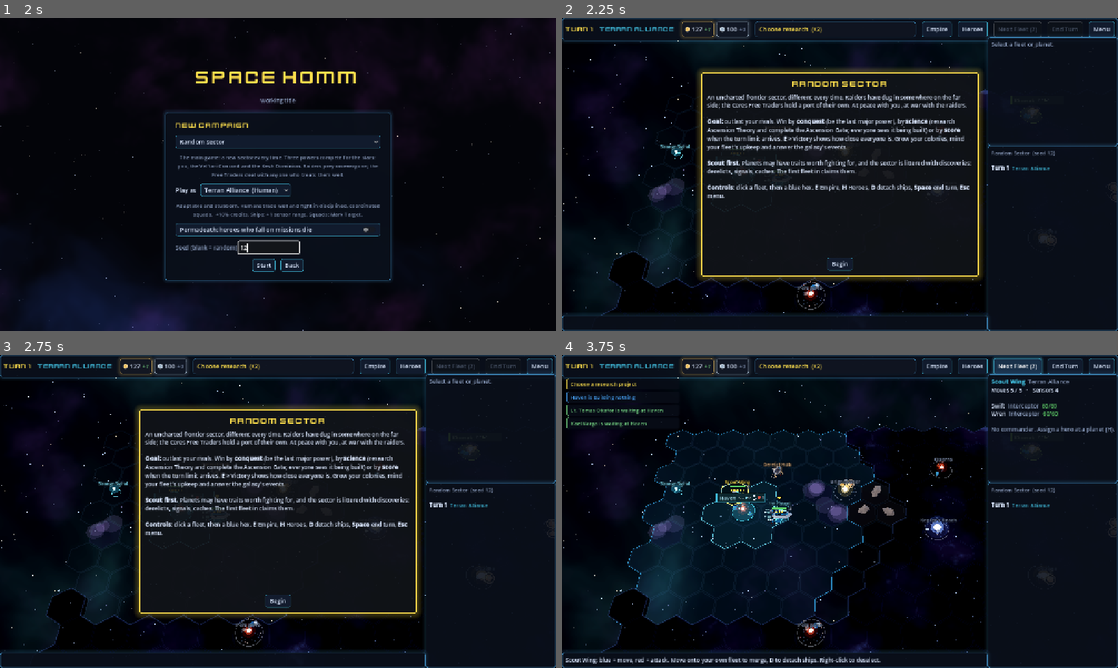
Above: before the commit, frames 1-4 (two rows, left to right).
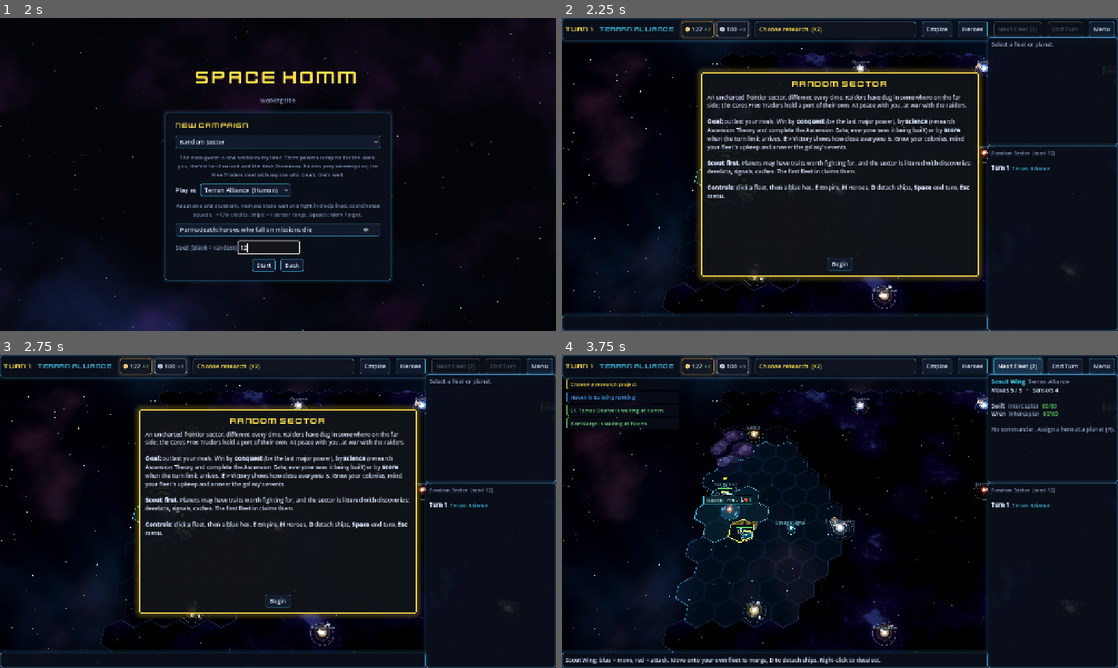
Above: after the commit, the same moments.

Repository: jamesedchristie/space-homm
Game: Godot game, scene res://src/presentation/main.tscn
Same seed, same stepped clock (60 frames per second), same inputs: the game is played once before the commit and once after it.
Inputs (mouse positions are in pixels of both pictures, inside the frame that each line leads up to):
- Up to frame 1 (2 s): click "New campaign" at 0.5 s; click (266, 246) at 1.27 s; type "12" at 1.35 s
- Up to frame 2 (2.25 s): click "Start" at 2 s
- Up to frame 3 (2.75 s): no input
- Up to frame 4 (3.75 s): click "Begin" at 2.75 s; click "Next Fleet (2)" at 3.5 s

Frame 1 is identical in both runs. In frame 2, 3.5% of the frame differs, in the area x 0-92%, y 7-99%; in frame 3, 3.5%; in frame 4, 12%, in the area x 0-92%, y 7-96%.

Commit message:
Bigger sector: 34x22, 22 neutral systems spaced 4 apart, more terrain
- Random Sector grows from 22x14 to 34x22 with 22 neutral systems at least
  4 hexes from any other system (new generate "spacing"), 16 discoveries
  and a 200-turn limit.
- Terrain: bigger nebula and asteroid clusters, a new Ion Storm (3 moves),
  and rifts that grow as long, mostly straight walls, making chokepoints.
  A wall that would cut a system off is dropped (only that wall).
- The determinism test runs the first 1500 AI commands instead of a whole
  game (whole games are covered by the sims and the campaign smoke test).

Co-Authored-By: Claude Opus 5.5 <noreply@anthropic.com>
Claude-Session: https://claude.ai/code/session_011S8DfbG2VPjJYDMcXDFx8r

Diff:
--- a/data/strategic/campaigns/random_sector.json
+++ b/data/strategic/campaigns/random_sector.json
@@ -2,7 +2,7 @@
   "id": "random_sector",
   "name": "Random Sector",
   "description": "The main game: a new sector every time. Three powers compete for the stars: you, the Vel'tari Concord and the Kesh Dominion. Raiders prey on everyone; the Free Traders deal with anyone who treats them well.",
-  "max_turns": 150,
+  "max_turns": 200,
   "events": true,
   "victory": {
     "peace": false
@@ -10,7 +10,7 @@
   "random": {
     "planet_traits": 0.7,
     "discoveries": {
-      "count": 9,
+      "count": 16,
       "min_distance": 2
     }
   },
@@ -166,21 +166,26 @@
     }
   ],
   "generate": {
-    "width": 22,
-    "height": 14,
-    "neutral_planets": 10,
+    "width": 34,
+    "height": 22,
+    "neutral_planets": 22,
+    "spacing": 4,
     "terrain": {
       "nebula": [
+        7,
+        7
+      ],
+      "asteroid_belt": [
+        6,
+        5
+      ],
+      "ion_storm": [
         3,
         4
       ],
-      "asteroid_belt": [
-        3,
-        4
-      ],
       "rift": [
-        2,
-        3
+        6,
+        7
       ]
     },
     "homes": {
@@ -501,7 +506,21 @@
       "Ostrava",
       "Pell",
       "Quorra",
-      "Riven"
+      "Riven",
+      "Astraea",
+      "Belisar",
+      "Cygnar",
+      "Draven's Hold",
+      "Eos",
+      "Fallow",
+      "Garnet",
+      "Hesper",
+      "Ilium",
+      "Jarrow",
+      "Kestrine",
+      "Lyra's Rest",
+      "Meridian",
+      "Nysa"
     ],
     "backdrops": [
       {
--- a/data/strategic/terrain.json
+++ b/data/strategic/terrain.json
@@ -14,6 +14,13 @@
     "decoration": "rocks",
     "battle_map": "asteroid_field"
   },
+  "ion_storm": {
+    "name": "Ion Storm",
+    "description": "A churning electrical storm. Costs 3 movement. Battles here are fought in the storm.",
+    "move_cost": 3,
+    "color": "#1d3a5c",
+    "battle_map": "nebula_cloud"
+  },
   "rift": {
     "name": "Gravitational Rift",
     "description": "Impassable.",
--- a/src/strategic/galaxy_generator.gd
+++ b/src/strategic/galaxy_generator.gd
@@ -10,8 +10,10 @@
 ##
 ## "generate": {
 ##   "width", "height",
-##   "neutral_planets": n,
+##   "neutral_planets": n, "spacing": minimum hexes between star systems (default 3),
 ##   "terrain": {"nebula": [blobs, size], "asteroid_belt": [...], "rift": [...]},
+##              rifts grow as long, mostly straight walls (chokepoints); a wall
+##              that would cut anything off from the first home is dropped.
 ##   "homes": {faction id: planet def without "at" (id/name/type/buildings/...)},
 ##   "fleets": [fleet defs without "at": placed next to the owner's home],
 ##   "heroes": [hero defs; "planet": "home" means the owner's home world],
@@ -63,8 +65,9 @@
 	# Neutral planets: spread out, not too close to anything.
 	var names: Array = gen.get("planet_names", []).duplicate()
 	_shuffle(names, rng)
+	var spacing := int(gen.get("spacing", 3))
 	for i in int(gen.get("neutral_planets", 6)):
-		var at := _farthest(grid, w, h, occupied.keys(), occupied, rng, 4, 3)
+		var at := _farthest(grid, w, h, occupied.keys(), occupied, rng, 6, spacing)
 		if at == Vector2i(-1, -1):
 			break
 		occupied[at] = true
@@ -110,22 +113,39 @@
 	var spec: Dictionary = gen.get("terrain", {})
 	var kinds := spec.keys()
 	kinds.sort()
+	out["map"] = {"grid": "hex", "width": w, "height": h, "terrain": terrain}
 	for kind: String in kinds:
 		var blobs := int(spec[kind][0])
 		var size := int(spec[kind][1])
-		var cells: Array = []
+		var impassable: bool = not data.galaxy_terrain.get(kind, {}).get("passable", true)
+		terrain[kind] = []
 		for b in blobs:
+			var blob: Array = []
 			var at := Vector2i(rng.randi_range(0, w - 1), rng.randi_range(0, h - 1))
+			var heading := rng.randi() % 6
 			for s in size:
-				if not occupied.has(at) and not _near_any(grid, at, home_at.values(), 2):
+				if not occupied.has(at) and not _near_any(grid, at, home_at.values(), 2) and grid.has_cell(grid.cell_from_layout(at)):
 					occupied[at] = true
-					cells.append([at.x, at.y])
+					blob.append([at.x, at.y])
 				var options := grid.neighbors(grid.cell_from_layout(at))
-				at = grid.layout_from_cell(options[rng.randi() % options.size()]) if not options.is_empty() else at
-		terrain[kind] = cells
-	out["map"] = {"grid": "hex", "width": w, "height": h, "terrain": terrain}
-	if not _all_reachable(data, out, home_at[faction_order[0]]):
-		terrain.erase("rift")
+				if options.is_empty():
+					break
+				# Walls keep their heading (with a little wander); clouds drift anywhere.
+				if impassable and rng.randf() < 0.75:
+					at = grid.layout_from_cell(options[heading % options.size()])
+				else:
+					if impassable:
+						heading = (heading + (1 if rng.randf() < 0.5 else options.size() - 1)) % options.size()
+					at = grid.layout_from_cell(options[rng.randi() % options.size()])
+			terrain[kind].append_array(blob)
+			if impassable and not _all_reachable(data, out, home_at[faction_order[0]]):
+				# This wall cuts something off: drop it.
+				for c: Array in blob:
+					terrain[kind].erase(c)
+					occupied.erase(Vector2i(int(c[0]), int(c[1])))
+	for kind: String in terrain.keys():
+		if terrain[kind].is_empty():
+			terrain.erase(kind)
 
 	var backdrops: Array = gen.get("backdrops", [])
 	if not backdrops.is_empty():
--- a/tests/strategic/test_galaxy_engine.gd
+++ b/tests/strategic/test_galaxy_engine.gd
@@ -164,13 +164,14 @@
 	assert_eq(e.battle_map_for(_cell(e, 3, 3)), "open_space")
 
 
-func test_ai_campaign_finishes_deterministically() -> void:
+func test_ai_campaign_is_deterministic() -> void:
+	# The first ~1500 AI commands of a Random Sector game (a full game on the
+	# big map takes minutes; tools/simulate_campaign.gd and the campaign smoke
+	# test play whole games). Same seed, same game.
 	var data := DataRegistry.get_default()
-	var a := CampaignAutoRunner.run(GalaxyEngine.from_campaign(data, "random_sector", 2024))
-	var b := CampaignAutoRunner.run(GalaxyEngine.from_campaign(data, "random_sector", 2024))
-	assert_ne(a["winner"], "", "campaign should end with a winner (turns: %d)" % a["turns"])
-	assert_true(a["winner"] in ["patrol", "veltari", "kesh"], "only major powers win")
-	assert_true(a["battles"] > 0)
+	var a := CampaignAutoRunner.run(GalaxyEngine.from_campaign(data, "random_sector", 2024), 1500)
+	var b := CampaignAutoRunner.run(GalaxyEngine.from_campaign(data, "random_sector", 2024), 1500)
+	assert_true(a["turns"] > 10, "the AI plays turns (got %d)" % a["turns"])
 	assert_eq(a, b, "same seed, same campaign")
 
 
